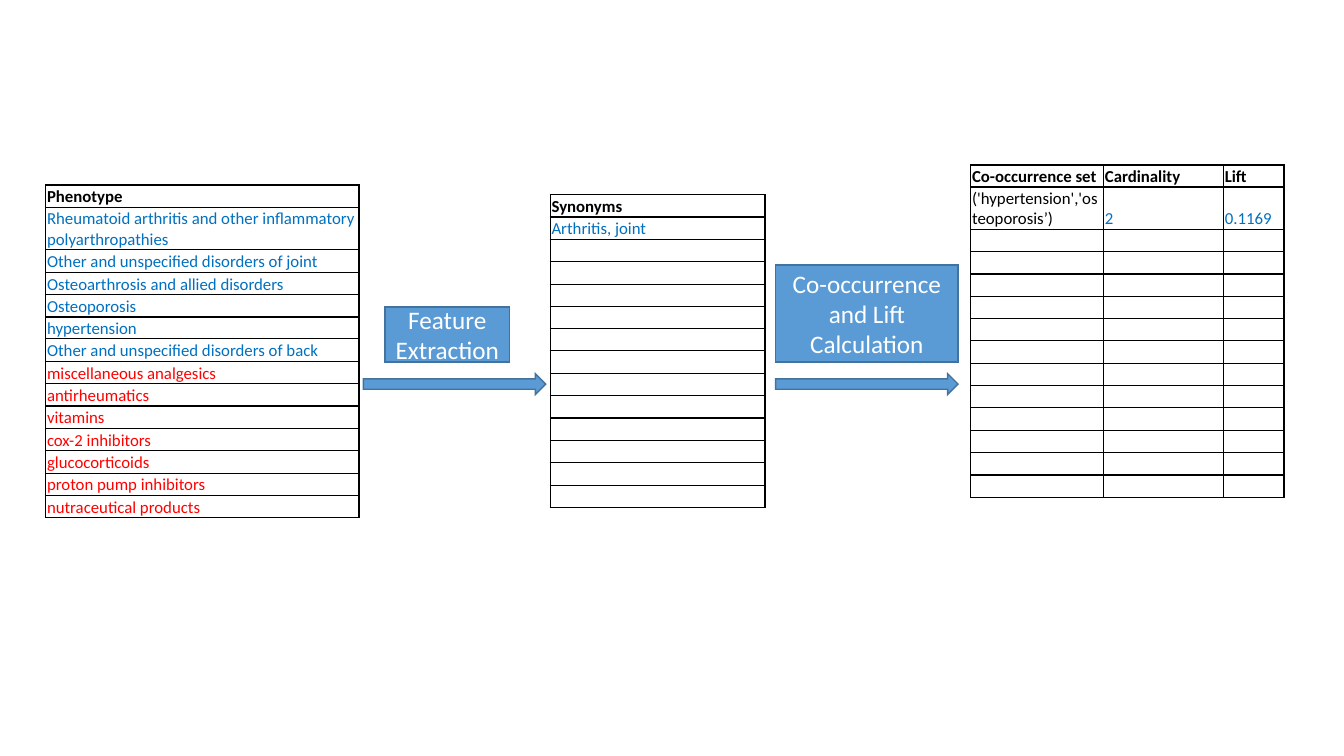
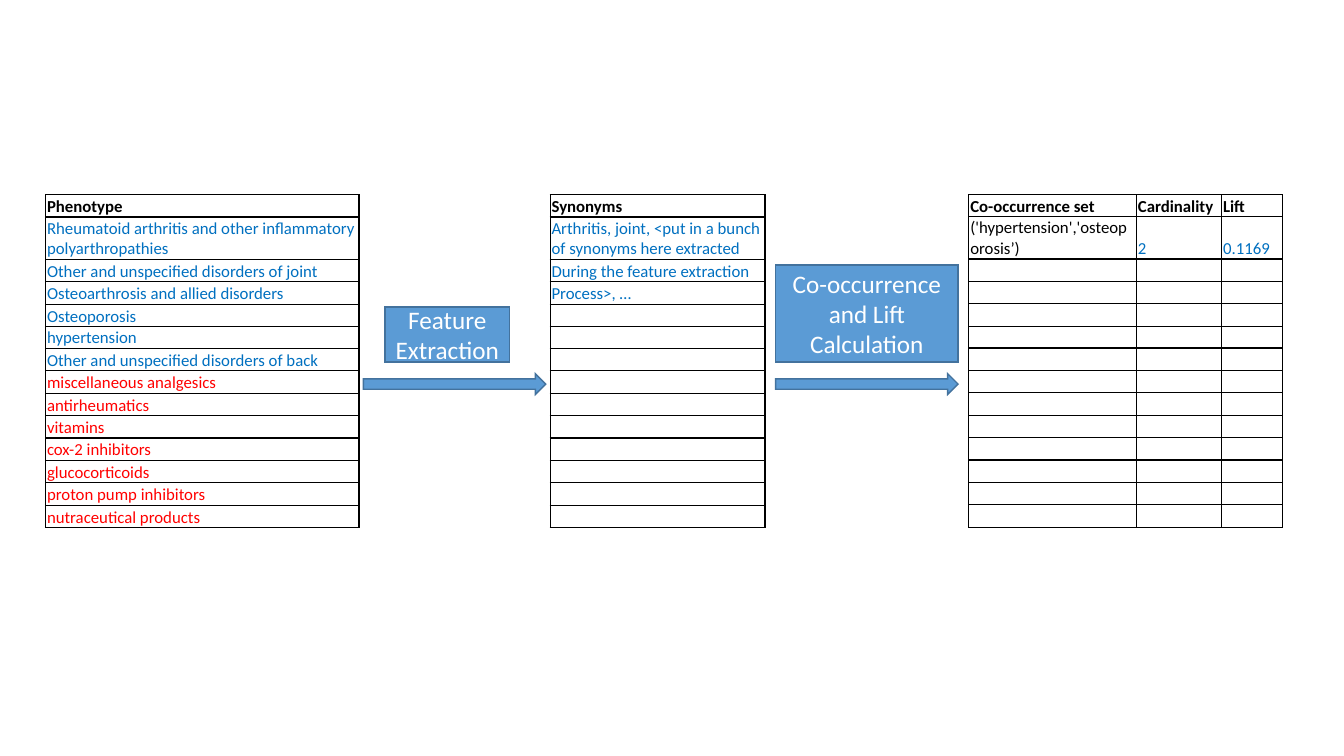
Before and after one commit to rbridges/PubmedVer, a slide deck: slide 1 of figures/lift_process.pptx. Drawn at 1344x756 pixels with LibreOffice and Linux fonts; fonts in the diff are those of the drawing. Boxes give left, top, right and bottom in pixels: in the first picture for what was removed or moved away, otherwise in the second. Text is boxed around its words. In the diff, an @@ line names an element or a change of style, - is before the commit and + after.

```diff
--- a/figures/lift_process.pptx
+++ b/figures/lift_process.pptx
@@ table: place and size @@
-table at bbox=[45, 186, 359, 520]
+table at bbox=[45, 195, 359, 530]
@@ table at bbox=[551, 195, 765, 526] @@
-row 2: Arthritis, joint
+row 2: Arthritis, joint, <put in a bunch of synonyms here extracted
+row 3: During the feature extraction
+row 4: Process>, …
-row 13: 
-row 14: 
@@ table: place and size @@
-table at bbox=[971, 165, 1285, 497]
+table at bbox=[969, 195, 1281, 526]
```
Also in this commit, not shown: 8 other files.
